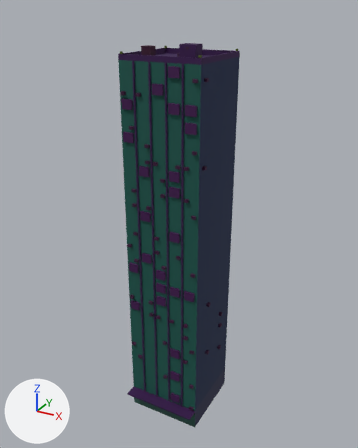
What one commit did to the glTF model public/assets/buildings/slab_g.glb.
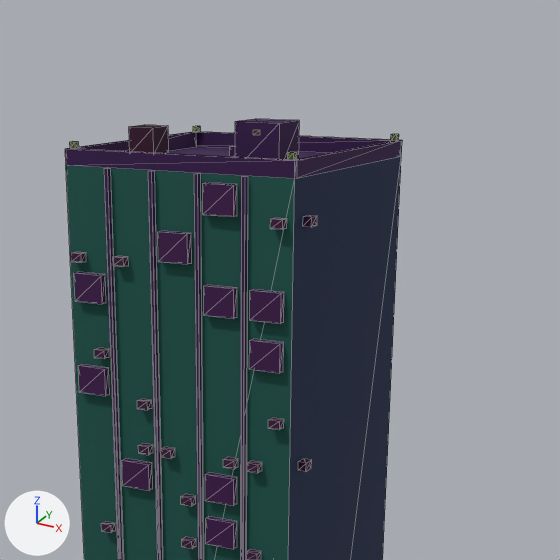
Each version is shown whole from a 50 mm lens placed at (44.8, -82.2, 85.4), pointed at (-0.4, -0.1, 44.3), then close up on the part from 26% to 83% of the width and 0% to 45% of the height. Every picture has the same lights, and +X, +Y and +Z are marked at lower left. The first two pictures are the older version. The close-ups show mesh edges as thin lines. Where no turn or scale is listed for an object, it has been applied to the vertices. Vertices at exactly the same position are counted once.

Names of what the first close-up shows: 'slab_g'.
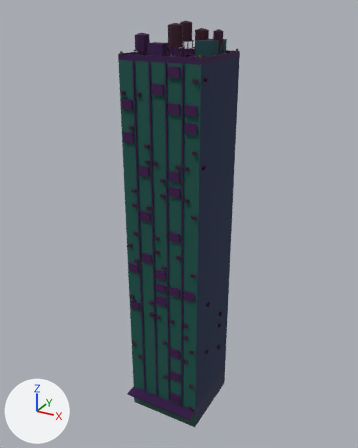
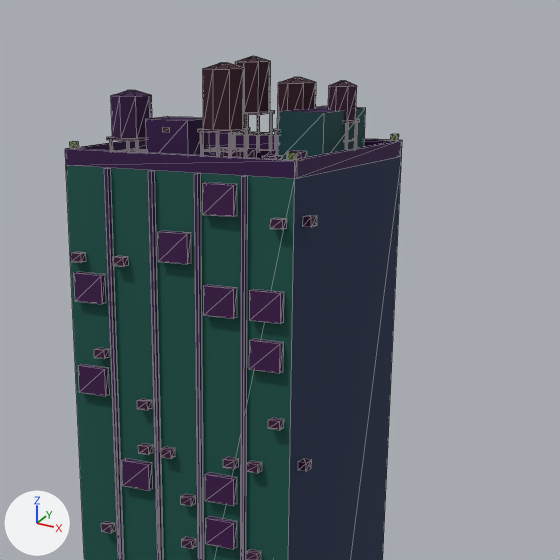
Where the newer file only moved an object's origin or applied its transform, the numbers keep the older frame.

What differs and where, as boxes (x1, y1, x2, y2) in the close-ups (560 x 560 px):
'slab_g', reshaped
    before: (65, 119, 402, 560)
    after: (65, 56, 402, 560)
part 1 of me_slab_g, added
    after: (343, 119, 360, 123)
part 2 of me_slab_g, added (mostly hidden)
    after: (233, 132, 236, 148)
part 3 of me_slab_g, added (mostly hidden)
    after: (246, 114, 249, 148)
part 4 of me_slab_g, added
    after: (257, 115, 260, 149)
part 5 of me_slab_g, added
    after: (270, 113, 273, 150)
part 6 of me_slab_g, added
    after: (245, 111, 275, 115)
part 7 of me_slab_g, added
    after: (223, 149, 240, 157)
part 8 of me_slab_g, added (mostly hidden)
    after: (240, 148, 260, 158)
part 9 of me_slab_g, added
    after: (256, 149, 277, 158)
part 10 of me_slab_g, added
    after: (262, 155, 283, 159)
part 11 of me_slab_g, added
    after: (275, 132, 278, 155)
part 12 of me_slab_g, added
    after: (200, 132, 204, 155)
part 13 of me_slab_g, added (mostly hidden)
    after: (216, 132, 220, 156)
part 14 of me_slab_g, added
    after: (229, 133, 232, 157)
part 15 of me_slab_g, added
    after: (244, 131, 247, 158)
part 16 of me_slab_g, built on
    before: (129, 125, 169, 153)
    after: (107, 56, 366, 160)

Patch to the scene script:
```diff
--- a/public/assets/buildings/slab_g.glb.py
+++ b/public/assets/buildings/slab_g.glb.py
@@ me_slab_g @@
-me_slab_g.from_pydata(...)  # 788 vertices, 986 faces; spans x -8.6..8.6, y -9.3..9.3, z -39.8..39.8
+me_slab_g.from_pydata(...)  # 1268 vertices, 1642 faces; spans x -8.5..8.5, y -9.3..9.3, z -39.8..43.1
+# me_slab_g part 1: a new loose piece, a box spanning x 4.08..5.82, y 5.38..7.12, z 39.23..39.38, in mat_m_facade
+# me_slab_g part 2: the loose piece of 8 vertices spanning x -3.6..-3.4, y -2.3..-2.1, z 37.0..37.6 is copied, and the copy is scaled about its middle by (0.852, 0.852, 4.28), then moved by (0.9, 7.5, 1.0); it spans x -2.6..-2.5, y 5.3..5.4, z 37.0..39.6
+# me_slab_g part 3: the loose piece of 8 vertices spanning x -3.6..-3.4, y -2.3..-2.1, z 37.0..37.6 is copied, and the copy is scaled about its middle by (0.852, 0.852, 4.28), then moved by (0.9, 9.3, 1.0); it spans x -2.6..-2.5, y 7.1..7.2, z 37.0..39.6
+# me_slab_g part 4: the loose piece of 8 vertices spanning x -3.6..-3.4, y -2.3..-2.1, z 37.0..37.6 is copied, and the copy is scaled about its middle by (0.852, 0.852, 4.28), then moved by (2.7, 7.5, 1.0); it spans x -0.8..-0.7, y 5.3..5.4, z 37.0..39.6
+# me_slab_g part 5: the loose piece of 8 vertices spanning x -3.6..-3.4, y -2.3..-2.1, z 37.0..37.6 is copied, and the copy is scaled about its middle by (0.852, 0.852, 4.28), then moved by (2.7, 9.3, 1.0); it spans x -0.8..-0.7, y 7.1..7.2, z 37.0..39.6
+# me_slab_g part 6: a new loose piece, a box spanning x -2.75..-0.55, y 5.15..7.35, z 39.56..39.71, in mat_m_facade
+# me_slab_g part 7: the loose piece of 8 vertices spanning x -0.5..0.5, y 0.9..1.7, z 37.0..37.9 is copied, and the copy is moved by (0.5, -1.6, 0.0); it spans x -0.1..1.0, y -0.7..0.1, z 37.0..37.9
+# me_slab_g part 8: the loose piece of 8 vertices spanning x -0.5..0.5, y 0.9..1.7, z 37.0..37.9 is copied, and the copy is moved by (1.6, -1.6, 0.0); it spans x 1.1..2.2, y -0.7..0.1, z 37.0..37.9
+# me_slab_g part 9: the loose piece of 8 vertices spanning x -0.5..0.5, y 0.9..1.7, z 37.0..37.9 is copied, and the copy is moved by (2.8, -1.6, 0.0); it spans x 2.3..3.4, y -0.7..0.1, z 37.0..37.9
+# me_slab_g part 10: the loose piece of 8 vertices spanning x 2.7..5.7, y -4.2..-1.6, z 37.0..39.8 is copied, and the copy is scaled about its middle by (0.334, 0.308, 0.32), then moved by (0.7, -0.8, -1.0); it spans x 4.4..5.5, y -4.0..-3.2, z 37.0..37.9
+# me_slab_g part 11: the loose piece of 8 vertices spanning x -3.6..-3.4, y -2.3..-2.1, z 37.0..37.6 is copied, and the copy is scaled about its middle by (0.884, 0.884, 2.61), then moved by (4.1, 7.4, 0.5); it spans x 0.6..0.7, y 5.2..5.3, z 37.0..38.6
+# me_slab_g part 12: the loose piece of 8 vertices spanning x -3.6..-3.4, y -3.7..-3.5, z 37.0..37.6 is copied, and the copy is scaled about its middle by (0.884, 0.852, 3.65), then moved by (4.2, -1.0, 0.8); it spans x 0.6..0.7, y -4.7..-4.6, z 37.0..39.2
+# me_slab_g part 13: the loose piece of 8 vertices spanning x -3.6..-3.4, y -2.3..-2.1, z 37.0..37.6 is copied, and the copy is scaled about its middle by (0.884, 0.884, 3.65), then moved by (4.2, -0.5, 0.8); it spans x 0.6..0.7, y -2.7..-2.6, z 37.0..39.2
+# me_slab_g part 14: the loose piece of 8 vertices spanning x -3.6..-3.4, y -3.7..-3.5, z 37.0..37.6 is copied, and the copy is scaled about its middle by (0.852, 0.852, 3.65), then moved by (6.1, -1.0, 0.8); it spans x 2.6..2.7, y -4.7..-4.6, z 37.0..39.2
+# me_slab_g part 15: the loose piece of 8 vertices spanning x -3.6..-3.4, y -2.3..-2.1, z 37.0..37.6 is copied, and the copy is scaled about its middle by (0.852, 0.884, 3.65), then moved by (6.1, -0.5, 0.8); it spans x 2.6..2.7, y -2.7..-2.6, z 37.0..39.2
+# me_slab_g part 16: 56 vertices moved from x -5.1..5.7, y -4.2..1.7, z 37.0..39.8 to x -3.1..5.7, y -5.0..7.0, z 37.0..39.8; 4 vertices removed from x -5.1..-3.3, y -3.8..-2.0, z 37.6..39.2; 244 vertices added at x -6.2..5.9, y -5.0..8.9, z 37.0..43.1
+# other edits to the shape of me_slab_g do not show in these pictures
 me_slab_g.materials.append(mat_m_facade)
```
